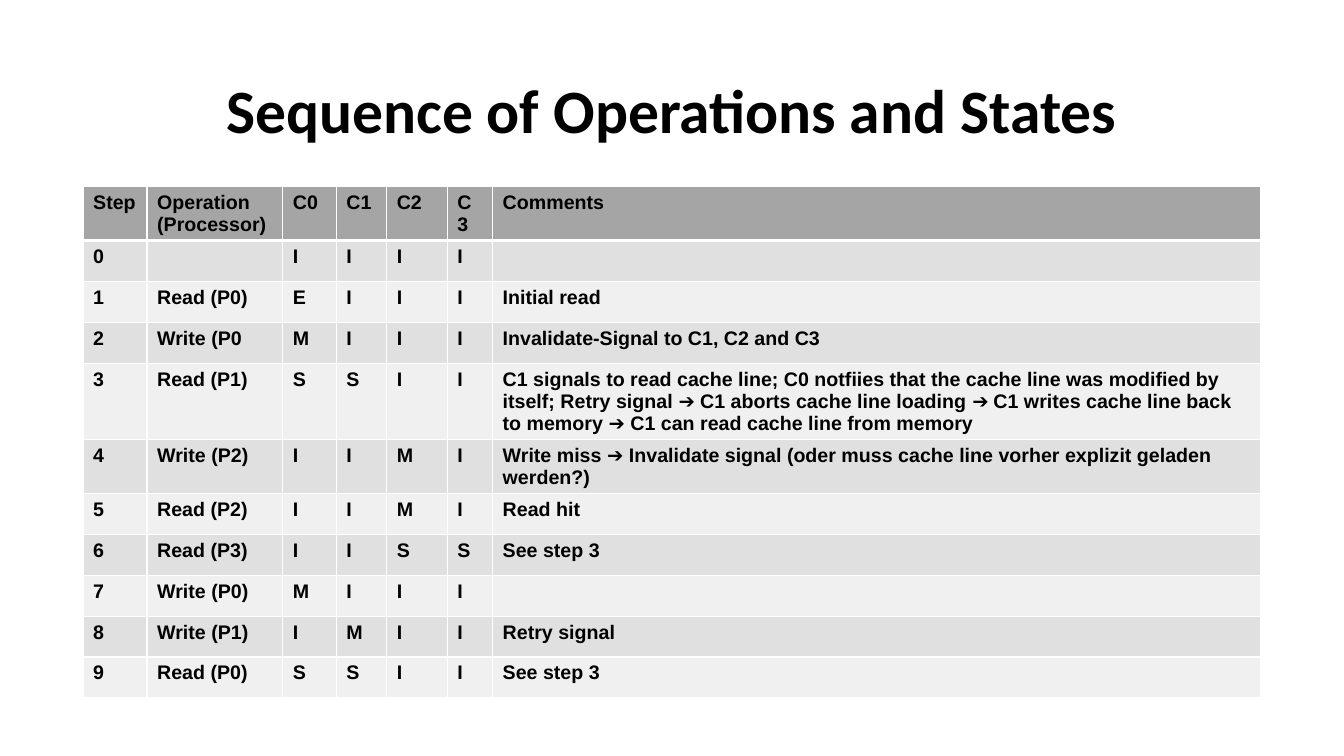
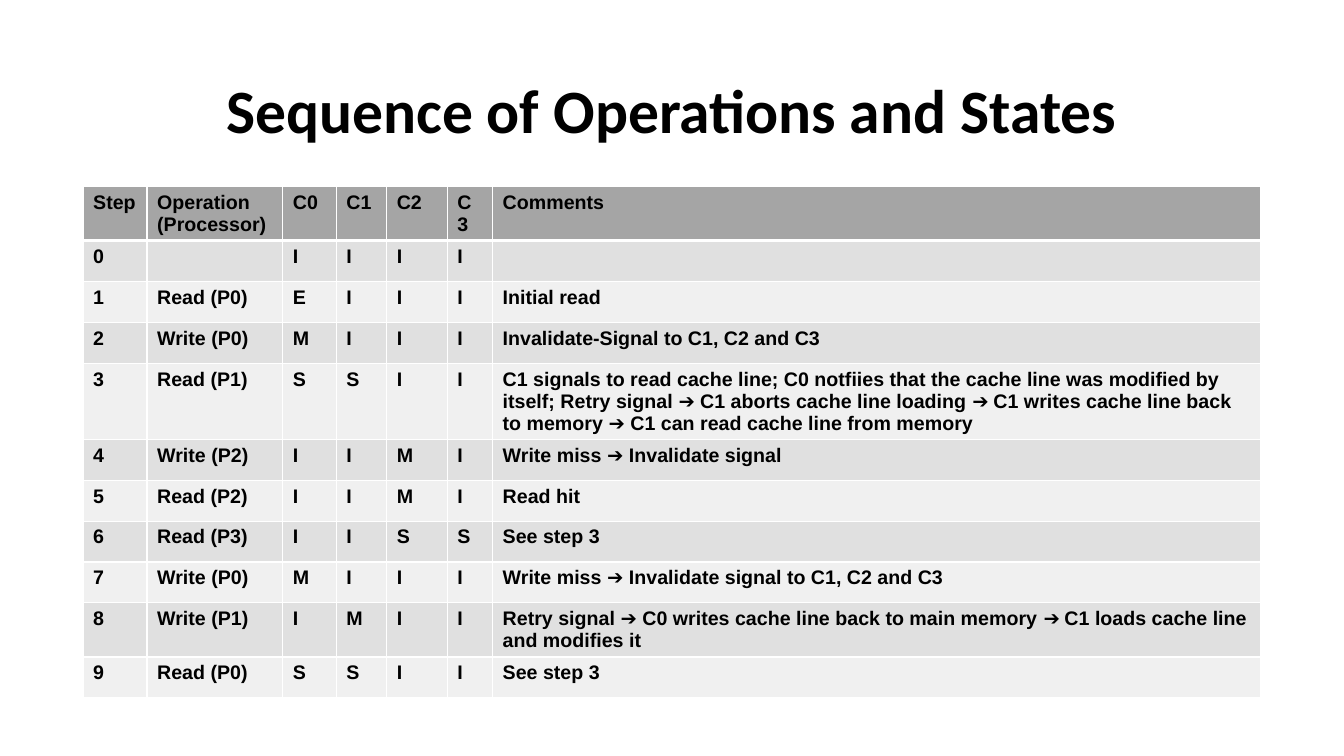
Before and after one commit to dbaumeister/microprocessors1617, a slide deck: slide 5 of Ex3/MicroEx3.pptx. Drawn at 1344x756 pixels with LibreOffice and Linux fonts; fonts in the diff are those of the drawing. Boxes give left, top, right and bottom in pixels: in the first picture for what was removed or moved away, otherwise in the second. Text is boxed around its words. In the diff, an @@ line names an element or a change of style, - is before the commit and + after.

Commit message:
Worked on Exercise 3

```diff
--- a/Ex3/MicroEx3.pptx
+++ b/Ex3/MicroEx3.pptx
@@ table at [83, 187, 1260, 709] @@
-row 4, column 2: Write (P0
+row 4, column 2: Write (P0)
-row 6, column 7: Write miss ➔ Invalidate signal (oder muss cache line vorher explizit geladen werden?)
+row 6, column 7: Write miss ➔ Invalidate signal
-row 9, column 7: 
+row 9, column 7: Write miss ➔ Invalidate signal to C1, C2 and C3
-row 10, column 7: Retry signal
+row 10, column 7: Retry signal ➔ C0 writes cache line back to main memory ➔ C1 loads cache line and modifies it
```
